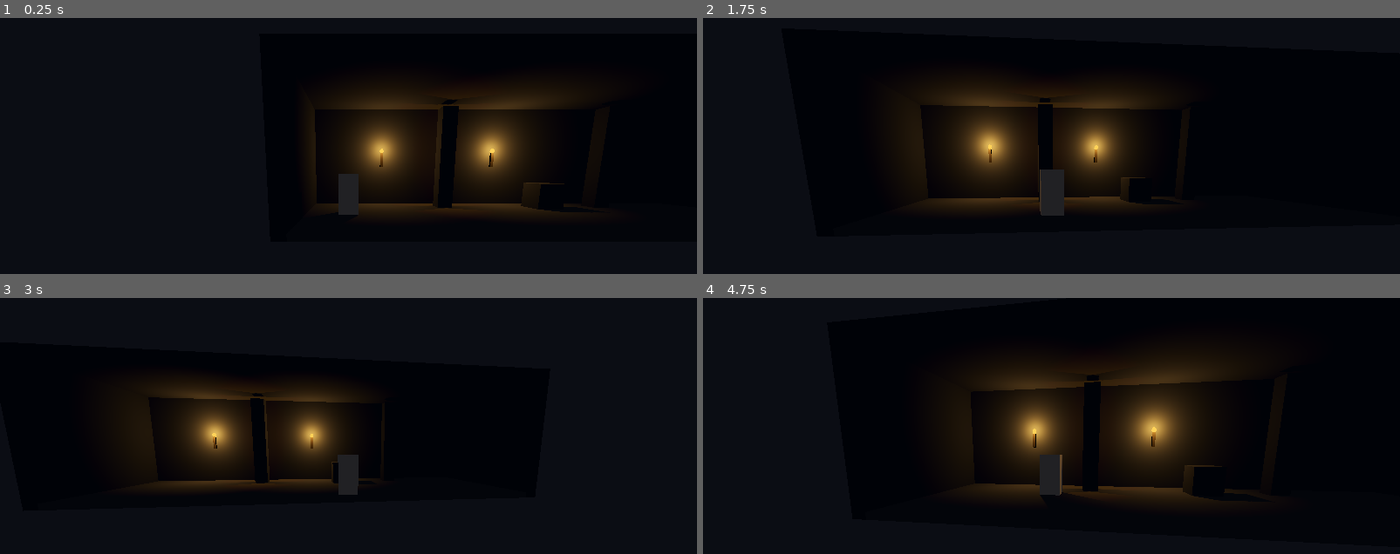
Above: before the commit, frames 1-4 (two rows, left to right).
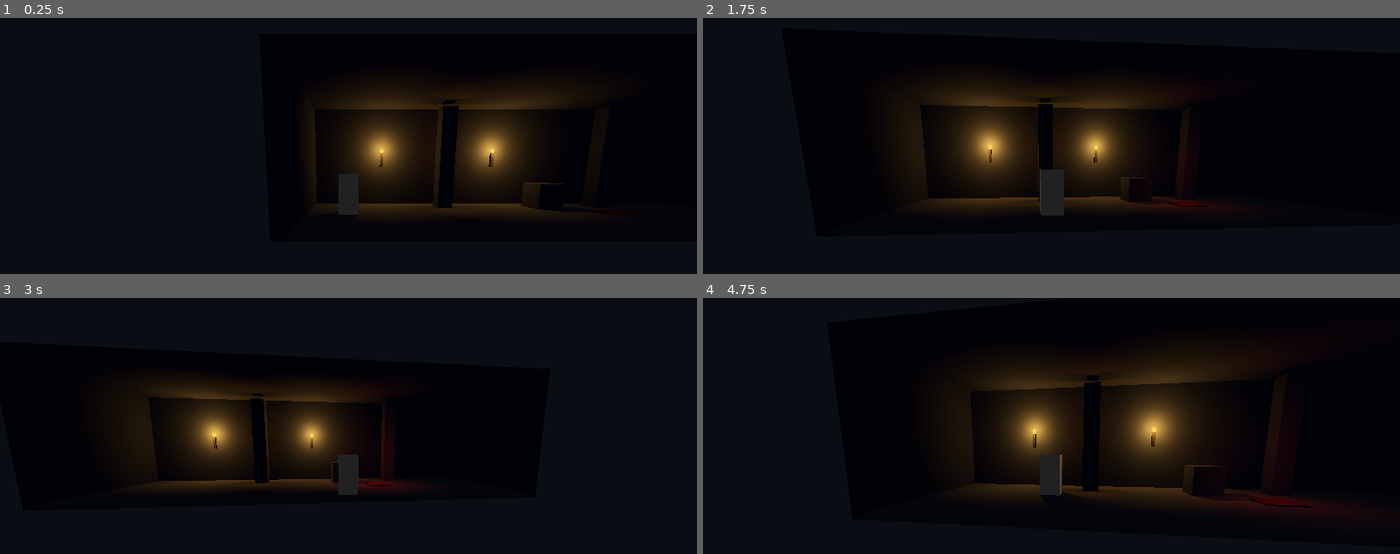
Above: after the commit, the same moments.

Repository: julian402/Dead-Cells-Godot
Game: Godot game, scene res://zona_b.tscn
Same seed, same stepped clock (60 frames per second), same inputs: the game is played once before the commit and once after it. This scene is started directly instead of the project's main scene.
Inputs:
- Up to frame 1 (0.25 s): no input
- Up to frame 2 (1.75 s): tap Enter at 0.5 s; hold D (move_right) 0.53-1.28 s; tap T at 0.6, 1.55 s; tap Space (saltar) at 0.77, 1.52 s; hold S from 1.28 s (still down); tap J (atacar) at 1.35 s
- Up to frame 3 (3 s): release S at 2.03 s; hold D (move_right) 2.03-2.78 s; tap L (rodar) at 2.1 s; tap T at 2.3, 2.85 s; hold W from 2.78 s (still down)
- Up to frame 4 (4.75 s): tap Space (saltar) at 3.02, 3.77, 4.52 s; release W at 3.53 s; hold A (move_left) from 3.53 s (still down); tap T at 3.6, 4.55 s; tap J (atacar) at 4.35 s

The runs differ from the first frame. In frame 2, 0.2% of the frame differs, in the area x 64-75%, y 71-75%; in frame 3, 0.4%; in frame 4, 0.6%, in the area x 75-92%, y 77-84%.

Commit message:
Tarea B nivel 2: golpe con destello rojo

Diff:
--- /dev/null
+++ b/disparador.gd
@@ -0,0 +1,26 @@
+class_name Disparador
+extends Area3D
+## Tarea B, nivel 2. Representa la mecánica "golpe recibido" mientras no existe en el juego.
+## Solo avisa: no sabe qué luz (o sonido, o cámara) escucha.
+
+signal evento(posicion: Vector3)
+
+@export var tecla := KEY_T
+@export var que_representa := "golpe recibido (-10 o -20)"
+
+var antes := false
+
+
+func _enter_tree() -> void:
+	add_to_group("disparadores")   # el grupo que escucha el sistema de luces
+
+
+func _ready() -> void:
+	body_entered.connect(func(_cuerpo: Node3D) -> void: evento.emit(global_position))
+
+
+func _physics_process(_delta: float) -> void:
+	var ahora := Input.is_key_pressed(tecla)
+	if ahora and not antes:
+		evento.emit(global_position)
+	antes = ahora
--- a/luz_parpadeante.gd
+++ b/luz_parpadeante.gd
@@ -7,6 +7,9 @@
 @export var amplitud := 0.3            # 0.3 = sube o baja hasta un 30 %
 @export var velocidad := 4.0           # qué tan rápido recorre el ruido
 @export var semilla := 7
+@export var segundos_encendida := 0.0  # 0 = nunca se apaga; 8 = se apaga 8 s después de entrar
+@export var k_apagado := 1.5           # 1/s: a los 2 s de apagarse queda el 5 % (e^-3)
+@export var llama: Node3D              # la malla de la llama: se esconde con la antorcha apagada
 
 var ruido := FastNoiseLite.new()
 var t := 0.0
@@ -19,7 +22,12 @@
 
 func _process(delta: float) -> void:
 	t += delta
+	# la base baja con decaer: la antorcha se apaga suave, igual a cualquier FPS
+	if segundos_encendida > 0.0 and t > segundos_encendida:
+		energia_base = SistemaEventos.decaer(energia_base, 0.0, k_apagado, delta)
 	light_energy = energia(energia_base, amplitud, ruido.get_noise_1d(t * velocidad))
+	if llama != null:
+		llama.visible = light_energy > 0.05
 
 
 static func energia(base: float, amp: float, valor_ruido: float) -> float:
--- /dev/null
+++ b/sistema_eventos.gd
@@ -0,0 +1,28 @@
+class_name SistemaEventos
+extends Node
+## Tarea B, nivel 2. Hace que las luces respondan al juego: escucha a todo el grupo
+## "disparadores" y hace un destello que se apaga con el alpha exponencial del Taller 2.
+
+@export var luz_evento: OmniLight3D
+@export var pico_destello := 4.0
+@export var k_destello := 12.0     # 1/s: a los 0.3 s queda 4 × e^(-3.6) = 0.109 (2.7 % del pico)
+
+
+func _ready() -> void:
+	for d in get_tree().get_nodes_in_group("disparadores"):
+		d.evento.connect(_on_evento)
+	luz_evento.light_energy = 0.0
+
+
+func _process(delta: float) -> void:
+	luz_evento.light_energy = decaer(luz_evento.light_energy, 0.0, k_destello, delta)
+
+
+func _on_evento(posicion: Vector3) -> void:
+	luz_evento.global_position = posicion + Vector3.UP * 1.5
+	luz_evento.light_energy = pico_destello
+
+
+static func decaer(actual: float, base: float, k: float, dt: float) -> float:
+	var alpha := CamaraSeguidora.alpha_exponencial(k, dt)
+	return actual + (base - actual) * alpha
--- a/zona_b.tscn
+++ b/zona_b.tscn
@@ -7,6 +7,8 @@
 [ext_resource type="Script" path="res://empujador.gd" id="5_empuj"]
 [ext_resource type="Script" path="res://camara_seguidora.gd" id="6_camara"]
 [ext_resource type="Script" path="res://luz_parpadeante.gd" id="7_luz"]
+[ext_resource type="Script" path="res://disparador.gd" id="8_disp"]
+[ext_resource type="Script" path="res://sistema_eventos.gd" id="9_sis"]
 
 [sub_resource type="StandardMaterial3D" id="MatPiedra"]
 albedo_color = Color(0.227, 0.247, 0.294, 1)
@@ -73,6 +75,15 @@
 height = 0.25
 radial_segments = 6
 rings = 3
+
+[sub_resource type="StandardMaterial3D" id="MatTrampa"]
+albedo_color = Color(0.35, 0.1, 0.09, 1)
+
+[sub_resource type="BoxMesh" id="MallaTrampa"]
+material = SubResource("MatTrampa")
+size = Vector3(1, 0.05, 1)
+
+[sub_resource type="BoxShape3D" id="FormaDisparador"]
 
 [sub_resource type="BoxMesh" id="MallaJugador"]
 material = SubResource("MatCeniza")
@@ -179,7 +190,7 @@
 transform = Transform3D(1, 0, 0, 0, 1, 0, 0, 0, 1, 0, 0.38, 0)
 mesh = SubResource("MallaLlama")
 
-[node name="Luz" type="OmniLight3D" parent="Antorcha1"]
+[node name="Luz" type="OmniLight3D" parent="Antorcha1" node_paths=PackedStringArray("llama")]
 transform = Transform3D(1, 0, 0, 0, 1, 0, 0, 0, 1, 0, 0.45, 0.3)
 light_color = Color(1, 0.702, 0.278, 1)
 light_energy = 2.0
@@ -187,6 +198,8 @@
 omni_range = 6.0
 omni_attenuation = 2.0
 script = ExtResource("7_luz")
+segundos_encendida = 8.0
+llama = NodePath("../Llama")
 
 [node name="Antorcha2" type="Node3D" parent="."]
 transform = Transform3D(1, 0, 0, 0, 1, 0, 0, 0, 1, 0, 2, -2.85)
@@ -198,7 +211,7 @@
 transform = Transform3D(1, 0, 0, 0, 1, 0, 0, 0, 1, 0, 0.38, 0)
 mesh = SubResource("MallaLlama")
 
-[node name="Luz" type="OmniLight3D" parent="Antorcha2"]
+[node name="Luz" type="OmniLight3D" parent="Antorcha2" node_paths=PackedStringArray("llama")]
 transform = Transform3D(1, 0, 0, 0, 1, 0, 0, 0, 1, 0, 0.45, 0.3)
 light_color = Color(1, 0.702, 0.278, 1)
 light_energy = 2.0
@@ -207,6 +220,32 @@
 omni_attenuation = 2.0
 script = ExtResource("7_luz")
 semilla = 11
+llama = NodePath("../Llama")
+
+[node name="Disparador" type="Area3D" parent="."]
+transform = Transform3D(1, 0, 0, 0, 1, 0, 0, 0, 1, 3, 0, 0)
+collision_layer = 0
+collision_mask = 8
+script = ExtResource("8_disp")
+
+[node name="Forma" type="CollisionShape3D" parent="Disparador"]
+transform = Transform3D(1, 0, 0, 0, 1, 0, 0, 0, 1, 0, 0.5, 0)
+shape = SubResource("FormaDisparador")
+
+[node name="Trampa" type="MeshInstance3D" parent="Disparador"]
+transform = Transform3D(1, 0, 0, 0, 1, 0, 0, 0, 1, 0, 0.025, 0)
+mesh = SubResource("MallaTrampa")
+
+[node name="LuzEvento" type="OmniLight3D" parent="."]
+transform = Transform3D(1, 0, 0, 0, 1, 0, 0, 0, 1, 3, 1.5, 0)
+light_color = Color(0.91, 0.263, 0.227, 1)
+light_energy = 0.0
+omni_range = 4.0
+omni_attenuation = 2.0
+
+[node name="SistemaEventos" type="Node" parent="." node_paths=PackedStringArray("luz_evento")]
+script = ExtResource("9_sis")
+luz_evento = NodePath("../LuzEvento")
 
 [node name="Jugador" type="CharacterBody3D" parent="."]
 transform = Transform3D(1, 0, 0, 0, 1, 0, 0, 0, 1, -6.5, 0, 0)
Not shown, added: disparador.gd.uid
Not shown, added: sistema_eventos.gd.uid
